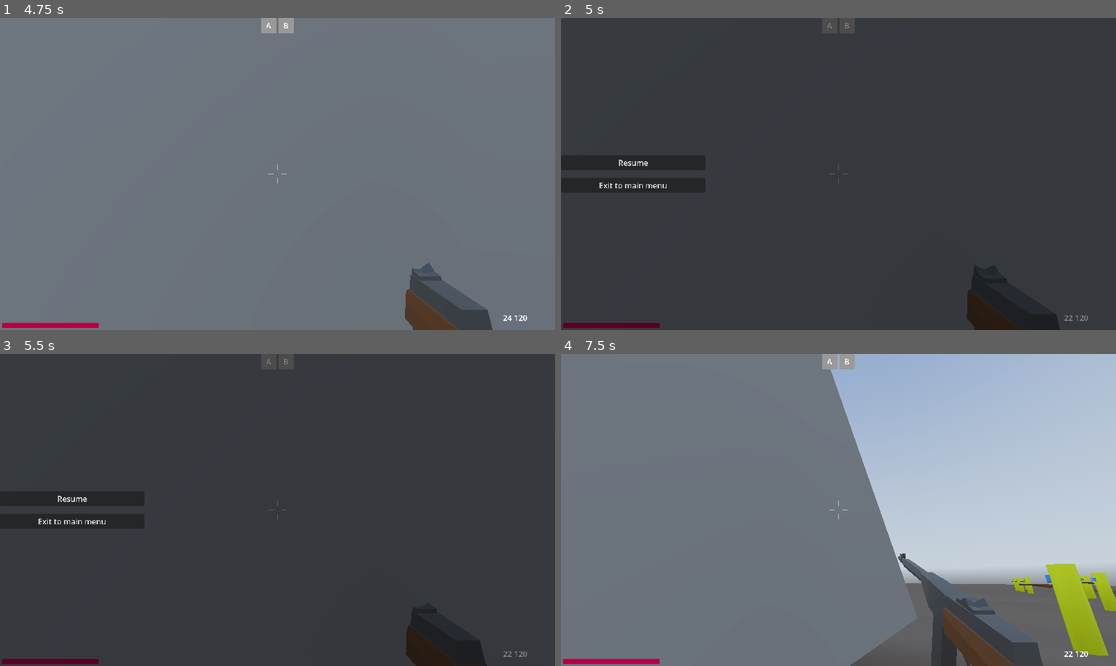
Above: before the commit, frames 1-4 (two rows, left to right).
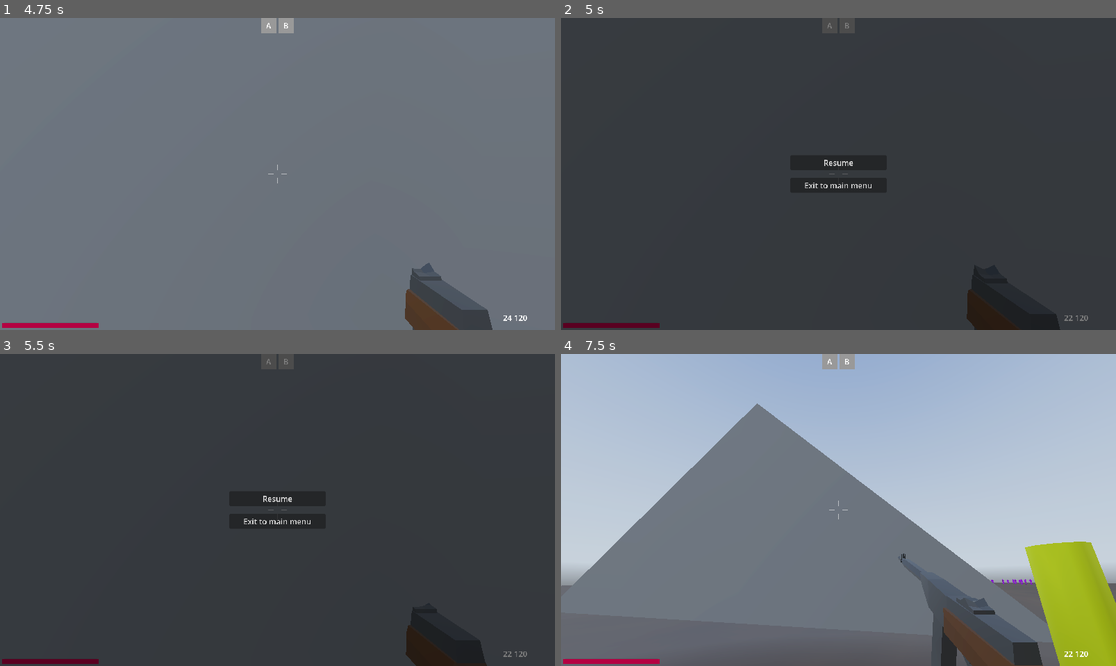
Above: after the commit, the same moments.

Repository: mcmacska/Fields-of-Smoke
Game: Godot game, scene res://scenes/screens/main_menu.tscn
The game is run twice, just before and just after one commit, with the same random seed, the same clock (stepped at 60 frames per second) and the same inputs. A sky picture missing from this copy of the repository is replaced by a grey-blue gradient.
Inputs (mouse positions are in pixels of both pictures, inside the frame that each line leads up to):
- Up to frame 1 (4.75 s): click "Play game" at 0.5 s; tap Enter at 1.25, 4.25 s; move the mouse to (305, 174) at 1.27 s; hold Mouse wheel down (scroll_down) 1.28-2.03 s; hold Up (forward) from 1.28 s (still down); tap Space (jump) at 1.52, 2.27, 2.75, 3.77, 4.52 s; tap Mouse wheel up (scroll_up) at 1.55, 2.1, 3.8 s; move the mouse to (249, 174) at 2.02 s; click (249, 174) at 2.3 s; move the mouse to (288, 167) at 2.77 s; press the mouse at (288, 167) at 2.78 s; tap Mouse wheel down (scroll_down) at 3.05 s; move the mouse to (271, 180) at 3.52 s; release the mouse at (271, 180) at 3.53 s; right-click (271, 180) at 3.6 s; move the mouse to (316, 177) at 4.27 s; press the mouse at (316, 177) at 4.28 s; tap Q (last_slot) at 4.35 s
- Up to frame 2 (5 s): keep holding Up (forward); tap Escape (pause) at 4.9 s
- Up to frame 3 (5.5 s): move the mouse to (111, 463) at 5.02 s; release Up (forward) at 5.03 s; release the mouse at (111, 463) at 5.03 s; hold Left (left) from 5.03 s (still down); tap Shift (run) at 5.1 s; tap Space (jump) at 5.27 s; tap Mouse wheel down (scroll_down) at 5.3 s
- Up to frame 4 (7.5 s): release Left (left) at 5.75 s; click "Resume" at 5.75 s; tap Space (jump) at 6.5 s; move the mouse to (866, 510) at 6.52 s; hold Down (backwards) 6.53-7.28 s; hold Mouse wheel down (scroll_down) 6.53-7.28 s; tap Mouse wheel up (scroll_up) at 6.8, 7.35 s; move the mouse to (755, 432) at 7.27 s; hold Right (right) from 7.28 s (still down)

Frame 1 is identical in both runs. In frame 2, 0.3% of the frame differs, in the area x 6-56%, y 45-55%; in frame 3, 0.3%; in frame 4, 27%, in the area x 0-100%, y 0-100%.

Commit message:
simple hit indicator (visual), weapon change fix

Diff:
--- a/Fields_of_Smoke/project.godot
+++ b/Fields_of_Smoke/project.godot
@@ -28,6 +28,7 @@
 friends=""
 enemies=""
 capture_points=""
+player=""
 
 [input]
 
--- a/Fields_of_Smoke/scenes/characters/player.tscn
+++ b/Fields_of_Smoke/scenes/characters/player.tscn
@@ -9,7 +9,7 @@
 radius = 0.25341797
 height = 1.7897949
 
-[node name="Player" type="CharacterBody3D" unique_id=1976144270 groups=["friends"]]
+[node name="Player" type="CharacterBody3D" unique_id=1976144270 groups=["friends", "player"]]
 collision_mask = 7
 script = ExtResource("1_vsclp")
 
--- a/Fields_of_Smoke/scenes/screens/pause_menu.tscn
+++ b/Fields_of_Smoke/scenes/screens/pause_menu.tscn
@@ -15,13 +15,19 @@
 color = Color(0, 0, 0, 0.5019608)
 
 [node name="VBoxContainer" type="VBoxContainer" parent="." unique_id=1925975025]
-anchors_preset = 4
+anchors_preset = 8
+anchor_left = 0.5
 anchor_top = 0.5
+anchor_right = 0.5
 anchor_bottom = 0.5
-offset_top = -66.0
-offset_right = 300.0
-offset_bottom = 66.0
+offset_left = -100.0
+offset_top = -39.0
+offset_right = 100.0
+offset_bottom = 39.0
+grow_horizontal = 2
 grow_vertical = 2
+size_flags_horizontal = 4
+size_flags_vertical = 4
 theme_override_constants/separation = 16
 alignment = 1
 
--- /dev/null
+++ b/Fields_of_Smoke/scenes/ui/hit_hair.gd
@@ -0,0 +1,11 @@
+extends TextureRect
+
+@export var timer: Timer
+
+func did_hit():
+	print("skibidi")
+	visible = true
+	timer.start()
+
+func _on_timer_timeout() -> void:
+	visible = false
--- a/Fields_of_Smoke/scenes/ui/ui.tscn
+++ b/Fields_of_Smoke/scenes/ui/ui.tscn
@@ -4,13 +4,15 @@
 [ext_resource type="Texture2D" uid="uid://hvytjqssewc8" path="res://assets/ui/bloodscreen.png" id="2_0dwhk"]
 [ext_resource type="Texture2D" uid="uid://dh7x02el7y2c1" path="res://assets/ui/crosshair.png" id="2_x4jx1"]
 [ext_resource type="Script" uid="uid://t46x5s5twlgd" path="res://scripts/blood_screen.gd" id="3_g5kmx"]
+[ext_resource type="Script" uid="uid://diu3xbdxco336" path="res://scenes/ui/hit_hair.gd" id="5_pfayw"]
 [ext_resource type="AudioStream" uid="uid://dwtxao03fsmns" path="res://assets/ui/hurt.mp3" id="6_pfayw"]
 
 [sub_resource type="StyleBoxFlat" id="StyleBoxFlat_nt7q6"]
 bg_color = Color(0.7047895, 0, 0.25790915, 1)
 
-[node name="Ui" type="CanvasLayer" unique_id=1248740023]
+[node name="Ui" type="CanvasLayer" unique_id=1248740023 node_paths=PackedStringArray("hithair")]
 script = ExtResource("1_nt7q6")
+hithair = NodePath("HitHair")
 
 [node name="BloodScreen" type="TextureRect" parent="." unique_id=1879366371]
 anchors_preset = 15
@@ -35,6 +37,31 @@
 grow_vertical = 2
 texture = ExtResource("2_x4jx1")
 expand_mode = 2
+
+[node name="HitHair" type="TextureRect" parent="." unique_id=2022530642 node_paths=PackedStringArray("timer")]
+visible = false
+self_modulate = Color(1, 0, 0, 1)
+anchors_preset = 8
+anchor_left = 0.5
+anchor_top = 0.5
+anchor_right = 0.5
+anchor_bottom = 0.5
+offset_left = -22.5
+offset_top = -22.5
+offset_right = 22.5
+offset_bottom = 22.5
+grow_horizontal = 2
+grow_vertical = 2
+rotation = 0.7853982
+pivot_offset = Vector2(22.5, 22.5)
+texture = ExtResource("2_x4jx1")
+expand_mode = 2
+script = ExtResource("5_pfayw")
+timer = NodePath("Timer")
+
+[node name="Timer" type="Timer" parent="HitHair" unique_id=1340600130]
+wait_time = 0.1
+one_shot = true
 
 [node name="HealthBar" type="ProgressBar" parent="." unique_id=838491523]
 anchors_preset = 2
@@ -83,3 +110,5 @@
 
 [node name="HurtSound" type="AudioStreamPlayer" parent="." unique_id=430061224]
 stream = ExtResource("6_pfayw")
+
+[connection signal="timeout" from="HitHair/Timer" to="HitHair" method="_on_timer_timeout"]
--- a/Fields_of_Smoke/scripts/characters/player.gd
+++ b/Fields_of_Smoke/scripts/characters/player.gd
@@ -42,6 +42,7 @@
 @onready var weapon_holder: Node3D = $CameraPivot/WeaponHolder
 signal ammo_changed(current, max)
 signal aim_changed(is_ads)
+signal hit()
 
 # camera movement effects
 const BOB_FREQ: float = 1.5
@@ -52,6 +53,9 @@
 var target_offset: Vector3 = Vector3.ZERO
 var moving_on_floor: bool = false
 var bob_phase: float = 0.0
+
+func _on_hit():
+	hit.emit()
 
 func _on_died():
 	is_dead = true
@@ -209,6 +213,8 @@
 	if current_weapon:
 		current_weapon.cancel_reload()
 		current_weapon.hide()
+		current_weapon.is_ads = false
+		aim_changed.emit(false)
 	# Spawn new weapon
 	current_weapon = new_weapon
 	last_weapon_index = current_weapon_index # save last index
--- a/Fields_of_Smoke/scripts/main_game.gd
+++ b/Fields_of_Smoke/scripts/main_game.gd
@@ -13,6 +13,7 @@
 func _ready():
 	Input.set_mouse_mode(Input.MOUSE_MODE_CAPTURED)
 	player.health.health_changed.connect(ui._on_health_changed)
+	player.hit.connect(ui._on_hit)
 	#player.weapon_changed.connect(weapon_changed)
 
 	# init ammo
--- a/Fields_of_Smoke/scripts/ui.gd
+++ b/Fields_of_Smoke/scripts/ui.gd
@@ -6,8 +6,13 @@
 @onready var blood_screen = $BloodScreen
 @onready var hurt_sound = $HurtSound
 @onready var crosshair = $Crosshair
+#idk így jobb szeretem de ha nem tetszik így átírjuk
+@export var hithair: TextureRect
 
 var prev_health: int = 0
+
+func _on_hit():
+	hithair.did_hit()
 
 func _on_health_changed(current_health, max_health):
 	health_bar.max_value = max_health
--- a/Fields_of_Smoke/scripts/weapons/base_melee_weapon.gd
+++ b/Fields_of_Smoke/scripts/weapons/base_melee_weapon.gd
@@ -89,10 +89,15 @@
 
 func apply_damage(body: Node3D, shooter: CharacterBody3D):
 	print("Detected:", body.name)
+
+	var is_player = false
 	if body.is_in_group("friends") and shooter.is_in_group("friends"):
 		return
 	if body.is_in_group("enemies") and shooter.is_in_group("enemies"):
 		return
+	elif body.is_in_group("enemies") and shooter.is_in_group("player"):
+		shooter._on_hit()
+
 	var health = body.get_node_or_null("Health")
 	if health:
 		health.take_damage(damage)
--- a/Fields_of_Smoke/scripts/weapons/base_weapon.gd
+++ b/Fields_of_Smoke/scripts/weapons/base_weapon.gd
@@ -125,10 +125,15 @@
 
 func apply_damage(body: Node3D, shooter: CharacterBody3D):
 	print("Detected:", body.name)
+
+	var is_player = false
 	if body.is_in_group("friends") and shooter.is_in_group("friends"):
 		return
 	if body.is_in_group("enemies") and shooter.is_in_group("enemies"):
 		return
+	elif body.is_in_group("enemies") and shooter.is_in_group("player"):
+		shooter._on_hit()
+
 	var health = body.get_node_or_null("Health")
 	if health:
 		health.take_damage(damage)
Not shown, added: Fields_of_Smoke/scenes/ui/hit_hair.gd.uid
